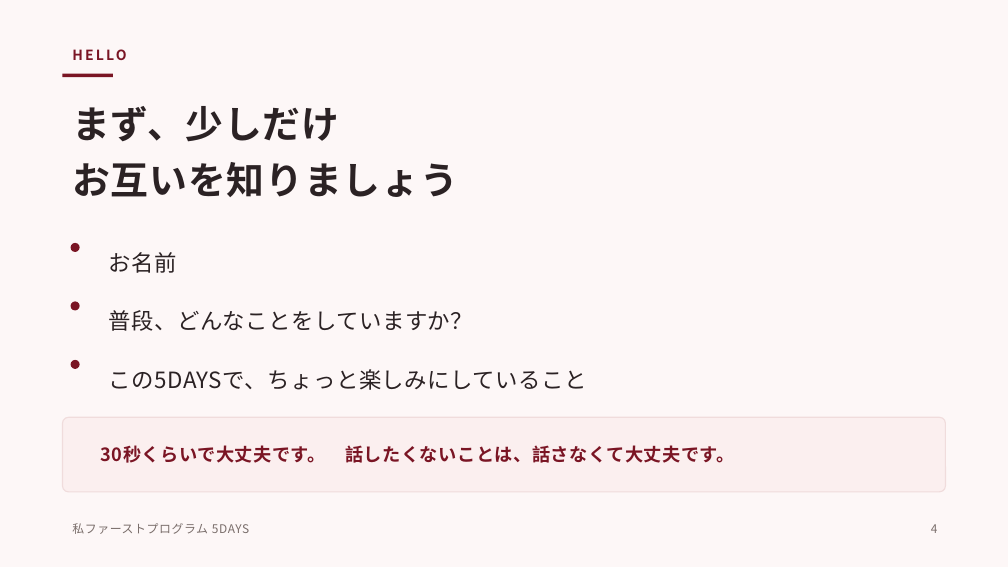
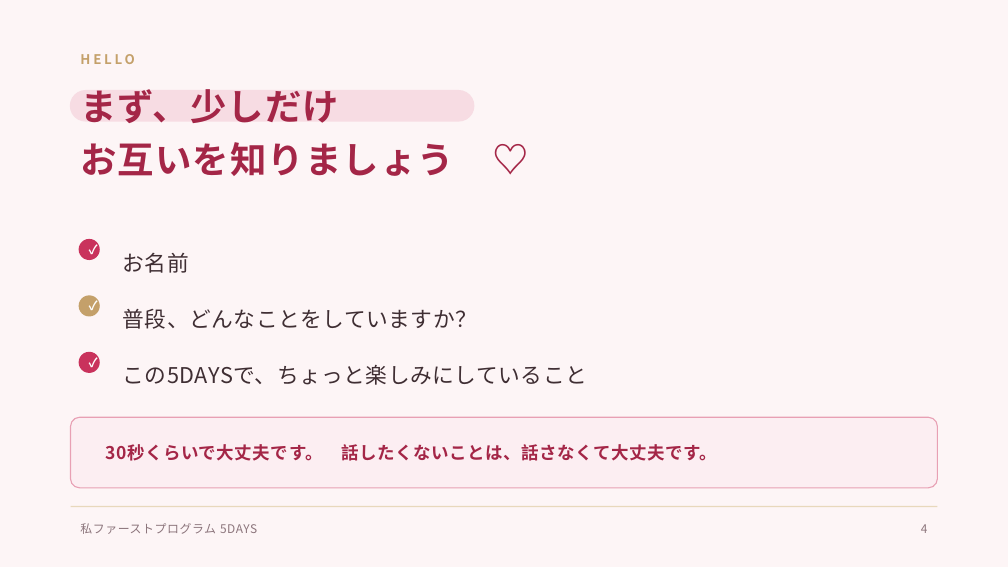
Before and after one commit to shiori0823/shiorin-trainer, a slide deck: slide 4 of jv-5days/deck/5days-kickoff.pptx. Drawn at 1008x567 pixels with LibreOffice and Linux fonts; fonts in the diff are those of the drawing. Boxes give left, top, right and bottom in pixels: in the first picture for what was removed or moved away, otherwise in the second. Text is boxed around its words. In the diff, an @@ line names an element or a change of style, - is before the commit and + after.

```diff
--- a/jv-5days/deck/5days-kickoff.pptx
+++ b/jv-5days/deck/5days-kickoff.pptx
@@ background #FDF7F7 to #FDF5F6 @@
@@ text "HELLO": place and size @@
-text "HELLO" at (62,42,950,69)
+text "HELLO" at (80,54,134,64)
@@ text "HELLO" at (80,54,134,64): size 10 to 9.5 pt, text colour #7A1524 to #C4A06A, letter spacing 1.6 to 2 pt @@
@@ rectangle removed at (62,74,113,78) @@
@@ text "まず、少しだけ": place and size @@
-text "まず、少しだけ" at (72,106,457,197)
+text "まず、少しだけ" at (80,89,454,176)
@@ text at (80,89,339,123): size 27 to 26 pt, text colour #2B2224 to #A42647, letter spacing 0.6 to 0.8 pt in "まず、少しだけ"; line spacing 40pt to 38pt @@
@@ rounded rectangle added at (71,91,474,121), fill #F7DCE3, outline #F7DCE3 1 pt @@
@@ text at (80,142,454,176): text changed; size 27 to 26 pt; text colour #2B2224 to #A42647 @@
-お互いを知りましょう
+お互いを知りましょう ♡
@@ ellipse: place and size @@
-ellipse at (71,243,80,252)
+ellipse at (79,239,100,260)
@@ ellipse at (79,239,100,260): fill #7A1524 to #C9325C @@
@@ text added at (79,239,100,260), 9 pt, text #FFFFFF, bold @@
+✓
@@ text "お名前": place and size @@
-text "お名前" at (109,252,177,273)
+text "お名前" at (123,253,189,273)
@@ ellipse: place and size @@
-ellipse at (71,301,80,310)
+ellipse at (79,295,100,317)
@@ ellipse at (79,295,100,317): fill #7A1524 to #C4A06A @@
@@ text added at (79,295,100,317), 9 pt, text #FFFFFF, bold @@
+✓
@@ text "普段、どんなことをしていますか？": place and size @@
-text "普段、どんなことをしていますか？" at (109,310,474,331)
+text "普段、どんなことをしていますか？" at (123,309,477,329)
@@ ellipse at (79,352,100,373): fill #7A1524 to #C9325C @@
@@ ellipse: place and size @@
-ellipse at (71,360,80,369)
+ellipse at (79,352,100,373)
@@ text added at (79,352,100,373), 9 pt, text #FFFFFF, bold @@
+✓
@@ size 16 to 15.5 pt, text colour #2B2224 to #3F2E33; line spacing 24pt to 22pt in 3 elements at (123,253,189,273), (123,309,477,329), (123,365,587,385) @@
@@ text "この5DAYSで、ちょっと楽しみにしていること": place and size @@
-text "この5DAYSで、ちょっと楽しみにしていること" at (109,369,587,390)
+text "この5DAYSで、ちょっと楽しみにしていること" at (123,365,587,385)
@@ rounded rectangle: place and size @@
-rounded rectangle at (62,417,946,492)
+rounded rectangle at (71,417,937,488)
@@ rounded rectangle at (71,417,937,488): fill #FBEFEF to #FCEEF2; outline #F0DCDC 0.8 pt to #E8A0B4 0.8 pt; proportions changed @@
@@ text "30秒くらいで大丈夫です。 話したくないことは、話さなくて大丈夫です。" at (106,444,717,461): size 13 to 12.5 pt, text colour #7A1524 to #A42647 @@
@@ rectangle added at (71,506,937,507), fill #E8D8BC @@
@@ text "私ファーストプログラム 5DAYS" at (80,523,257,534): text colour #7A6E6B to #8C757C @@
@@ text "私ファーストプログラム 5DAYS": place and size @@
-text "私ファーストプログラム 5DAYS" at (72,523,249,534)
+text "私ファーストプログラム 5DAYS" at (80,523,257,534)
@@ text "4": place and size @@
-text "4" at (931,524,938,533)
+text "4" at (921,524,928,533)
@@ text "4" at (921,524,928,533): text colour #7A6E6B to #8C757C @@
```
Also in this commit, not shown: 11 other slides changed, 5 other files.
